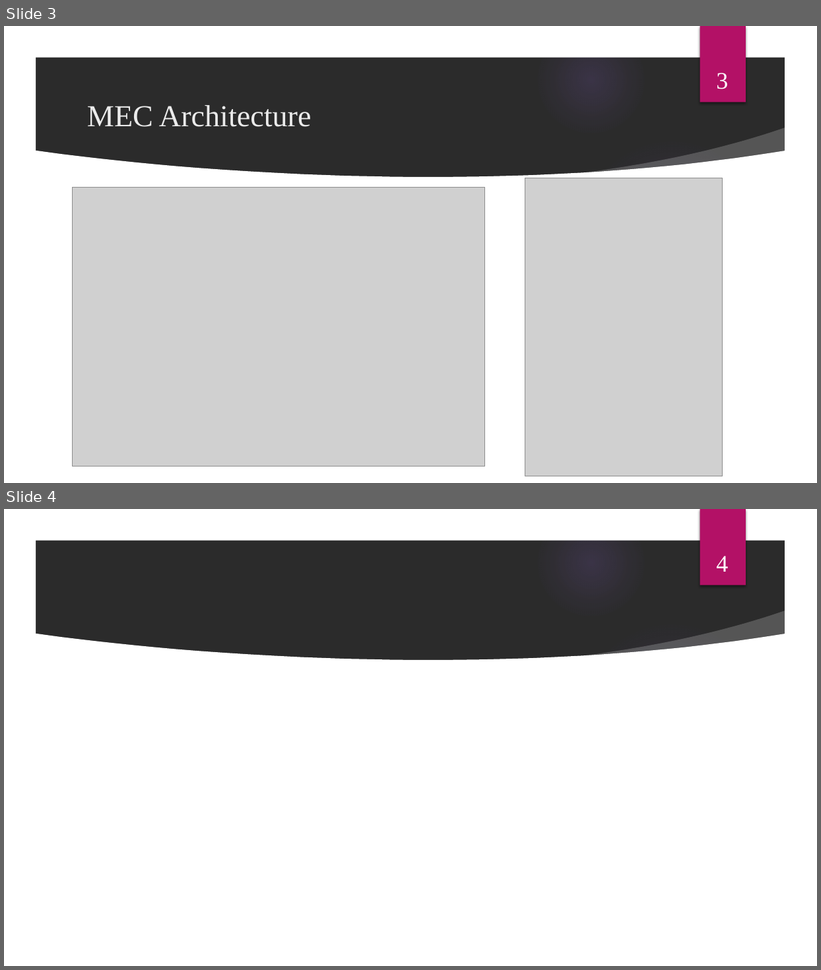
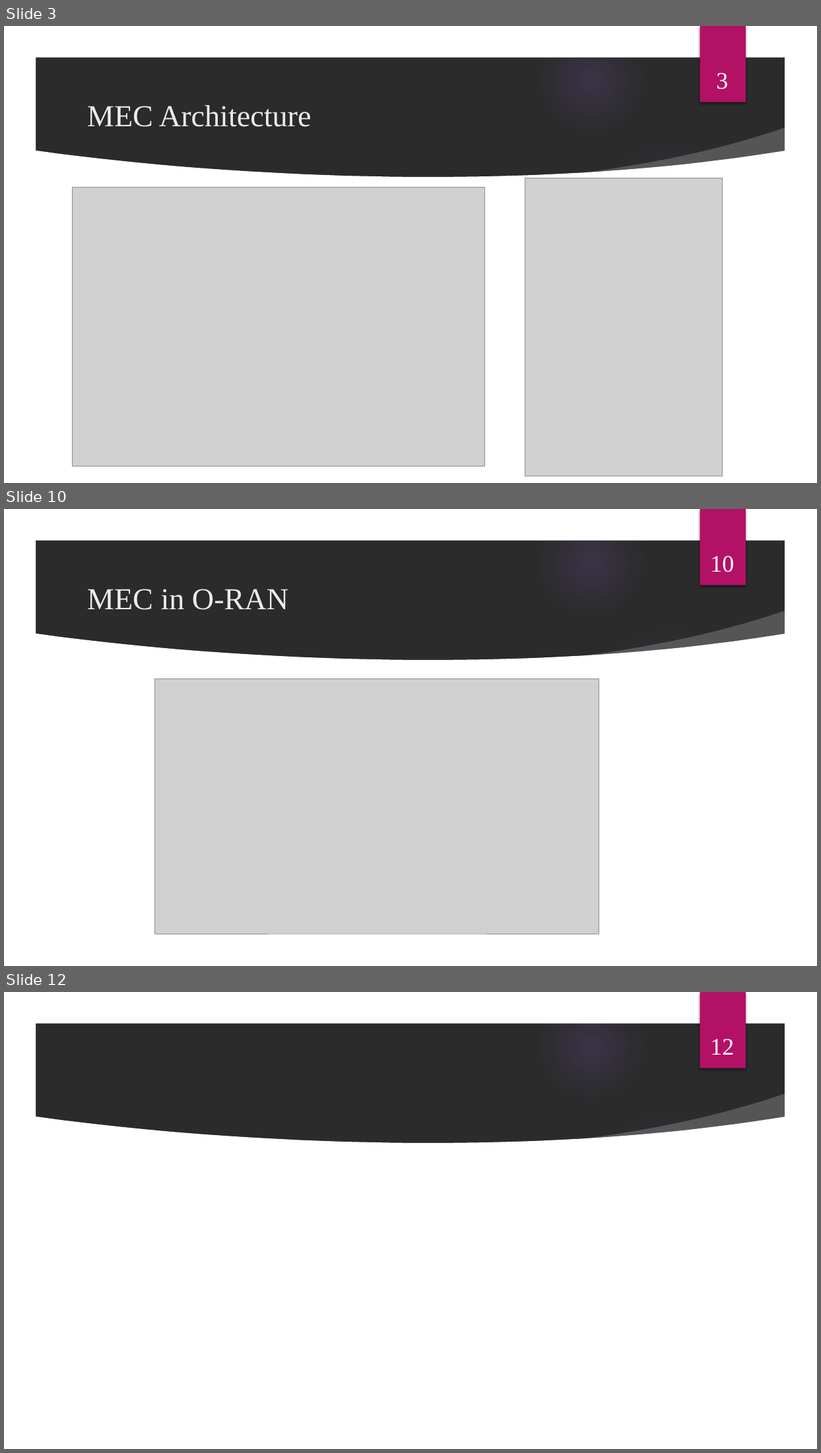
Before and after one commit to mkm1992/phd-project, a slide deck: MEC.pptx. Shown one above the other, each under a label of ours: slides 3 and 4 before the commit, slides 3, 10 and 12 after it; the slides between them are not shown. The pictures are 821x970 and 821x1453 pixels, drawn with LibreOffice and Linux fonts; fonts in the diff are those of the drawing; grey boxes stand for pictures; background and template pictures are left out; a plain dark background stands for a picture behind light text. Boxes give left, top, right and bottom in pixels: in the first picture for what was removed or moved away, otherwise in the second. Text is boxed around its words. In the diff, an @@ line names an element or a change of style, - is before the commit and + after.

```diff
--- a/MEC.pptx
+++ b/MEC.pptx
@@ slide 10 added at bbox=[4, 509, 817, 966], background picture (left out); not listed: 9 template elements that a slide beside it also shows @@
@@ page number added at bbox=[710, 556, 734, 572], 28 pt, text #FFFFFF @@
+10
@@ title added at bbox=[87, 589, 288, 610], 36 pt, text #EBEBEB @@
+MEC in O-RAN
@@ picture added at bbox=[154, 679, 599, 934] @@
@@ what was slide 4 is now slide 12 @@
@@ page number at bbox=[710, 1039, 734, 1055]: text changed @@
-4
+12
```
Also in this commit, not shown: 7 other slides added.
